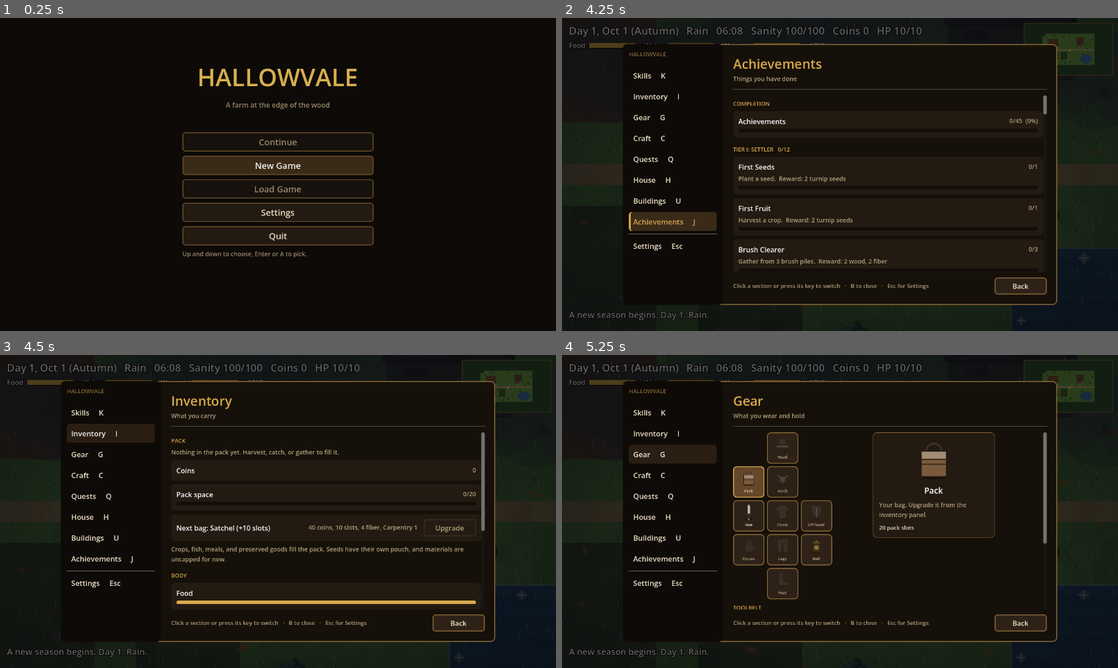
Above: before the commit, frames 1-4 (two rows, left to right).
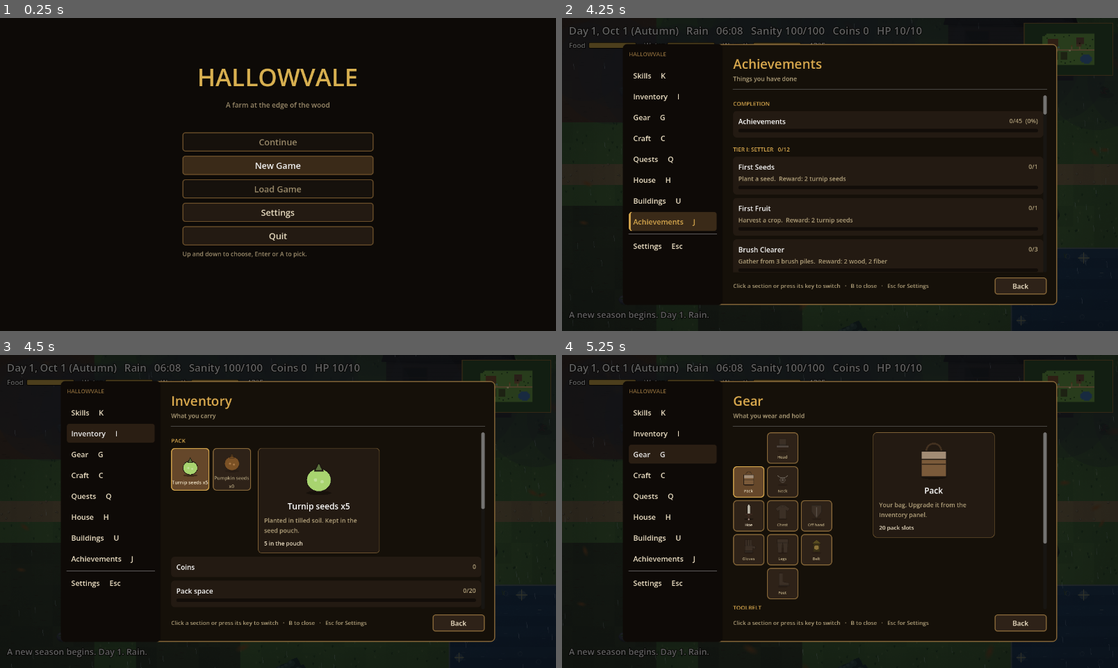
Above: after the commit, the same moments.

Repository: joshj1108/CrowCreekHollow
Game: Godot game, scene res://scenes/main.tscn
Same seed, same stepped clock (60 frames per second), same inputs: the game is played once before the commit and once after it.
Inputs (mouse positions are in pixels of both pictures, inside the frame that each line leads up to):
- Up to frame 1 (0.25 s): no input
- Up to frame 2 (4.25 s): click "New Game" at 0.5 s; click "Slot 1: empty" at 1.25 s; click "Menu" at 2 s; click "Skills K" at 2.75 s; tap Space (use) at 3.5 s; move the mouse to (962, 158) at 3.52 s; hold D (move_right) from 3.53 s (still down); tap J (achievements) at 3.6 s; click (962, 158) at 3.67 s
- Up to frame 3 (4.5 s): release D (move_right) at 4.25 s; click "Inventory I" at 4.25 s
- Up to frame 4 (5.25 s): click "Gear G" at 5 s

Frames 1-2 are identical in both runs. In frame 3, 4.1% of the frame differs, in the area x 30-88%, y 29-80%; in frame 4, nothing differs.
Error before the commit: Invalid access to property or key 'pumpkins' on a base object of type 'Dictionary'. (res://scripts/main.gd:2373)

Commit message:
Fix missing pumpkins key in default inventory
The inventory initializer lacked "pumpkins", so pumpkin harvest, sale,
and cooking would fail with a script error in a fresh game.

Co-Authored-By: Claude Haiku 5.5 <noreply@anthropic.com>
Claude-Session: https://claude.ai/code/session_016EvHBYyFANDWxunM27u84C

Diff:
--- a/scripts/main.gd
+++ b/scripts/main.gd
@@ -747,7 +747,7 @@
 var well_water := 0.0      # hours spent with an empty need, toward the next HP lost
 var weather_kind := ""       # today's weather, rolled each morning: see WEATHER_WEIGHTS
 var skill_xp := {"Farming": 0, "Bushcrafting": 0, "Carpentry": 0, "Cleaning": 0, "Fishing": 0, "Cooking": 0, "Combat": 0, "Forestry": 0, "Mining": 0, "Smithing": 0}
-var inventory := {"seeds": STARTING_SEEDS, "pumpkin_seeds": 0, "crops": 0, "fish": 0, "meals": 0, "smoked": 0, "dried": 0, "canned": 0, "fermented": 0, "stew": 0, "hearty": 0, "bandage": 0}
+var inventory := {"seeds": STARTING_SEEDS, "pumpkin_seeds": 0, "crops": 0, "pumpkins": 0, "fish": 0, "meals": 0, "smoked": 0, "dried": 0, "canned": 0, "fermented": 0, "stew": 0, "hearty": 0, "bandage": 0}
 var materials := {"wood": 0, "sticks": 0, "fiber": 0, "resin": 0, "hardwood": 0, "stone": 0, "copper_ore": 0, "iron_ore": 0, "copper_bar": 0, "iron_bar": 0, "arrows": 0, "bolts": 0}
 var tool_tier := {"hatchet": 0, "pick": 0, "rod": 0}     # 0 = none; higher tiers come from TOOL_TIERS
 var grove_felled := {}
